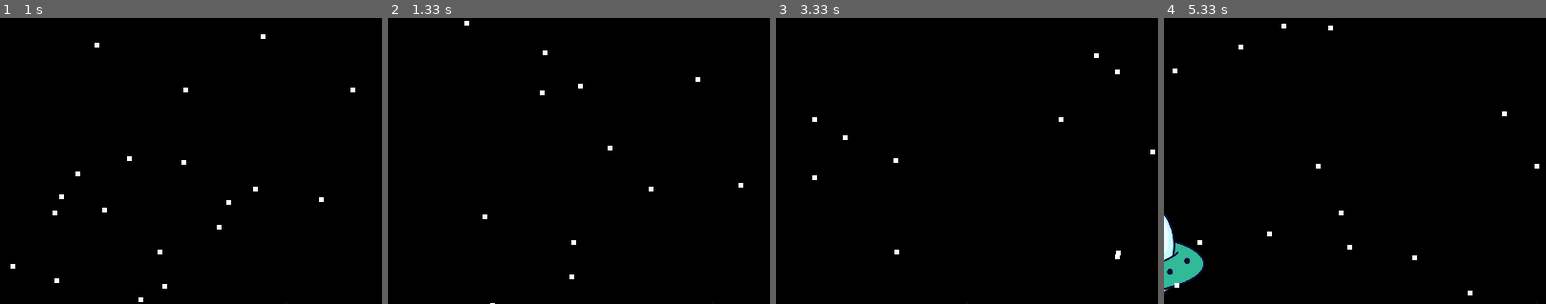
Above: before the commit, frames 1-4 (left to right).
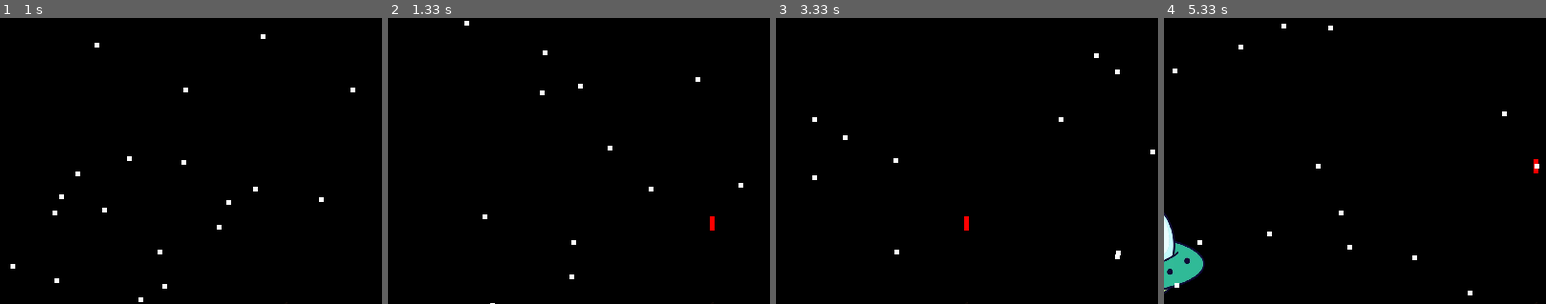
Above: after the commit, the same moments.

Repository: pablozg12/Game-with-PyGame
Game: pygame game, started from MyGame/game.py
Same seed, same stepped clock (60 frames per second), same inputs: the game is played once before the commit and once after it.
Inputs:
- Up to frame 1 (1 s): tap Enter at 0.33 s; hold Right from 0.67 s (still down)
- Up to frame 2 (1.33 s): release Right at 1.13 s; hold Up from 1.17 s (still down)
- Up to frame 3 (3.33 s): release Up at 1.47 s; hold Right 1.5-1.97 s; hold Left 2-2.53 s; hold Up from 3 s (still down)
- Up to frame 4 (5.33 s): release Up at 3.37 s; hold Right 3.4-4.03 s; hold Left 4.07-4.53 s; hold Right 4.57-5.03 s; hold Up from 5.07 s (still down)
The pictures show only the part of the screen within x 23-73%, y 20-70%; the shares and areas given below are measured in that part.

Frame 1 is identical in both runs. In frame 2, less than 0.1% of the frame differs, in the area x 84-86%, y 69-75%; in frame 3, less than 0.1%; in frame 4, less than 0.1%.

Commit message:
Now the spaceship can shoot

Diff:
--- a/MyGame/game.py
+++ b/MyGame/game.py
@@ -42,6 +42,9 @@
 def stars(thingx, thingy, thingw, thingh, color):
     pygame.draw.rect(gameDisplay, color, [thingx, thingy, thingw, thingh])
 
+def blast(thingx, thingy, thingw, thingh, color):
+    pygame.draw.rect(gameDisplay, color, [thingx, thingy, thingw, thingh])
+
 def alien(thingx, thingy):
     gameDisplay.blit(alienB,(thingx,thingy))
 
@@ -84,6 +87,11 @@
     thing_width = 5
     thing_height = 5
 
+    blasts_List = []
+    blast_width = 5
+    blast_height = 15
+    blastSpeed = 10
+
     alien_speed = 7
     alien_startx = random.randrange(0,display_width)
     alien_starty = -600
@@ -105,6 +113,10 @@
                     x_sum = -5
                 elif event.key == pygame.K_RIGHT:
                     x_sum = 5
+                elif event.key == pygame.K_UP:
+                    bullet_x = x + (widthImg / 2) - (blast_width/2)
+                    bullet_y = y
+                    blasts_List.append([bullet_x,bullet_y])
                 else:
                     x_sum = 0
             if event.type == pygame.KEYUP:
@@ -115,6 +127,13 @@
         x += x_sum
 
         gameDisplay.fill(black)
+
+        for bullet in blasts_List[:]:
+            blast(bullet[0], bullet[1], blast_width, blast_height, red)
+            bullet[1] -= blastSpeed
+
+            if bullet[1] < 0 - blast_height:
+                blasts_List.remove(bullet)
 
         alien(alien_startx, alien_starty)
         alien_starty += alien_speed
